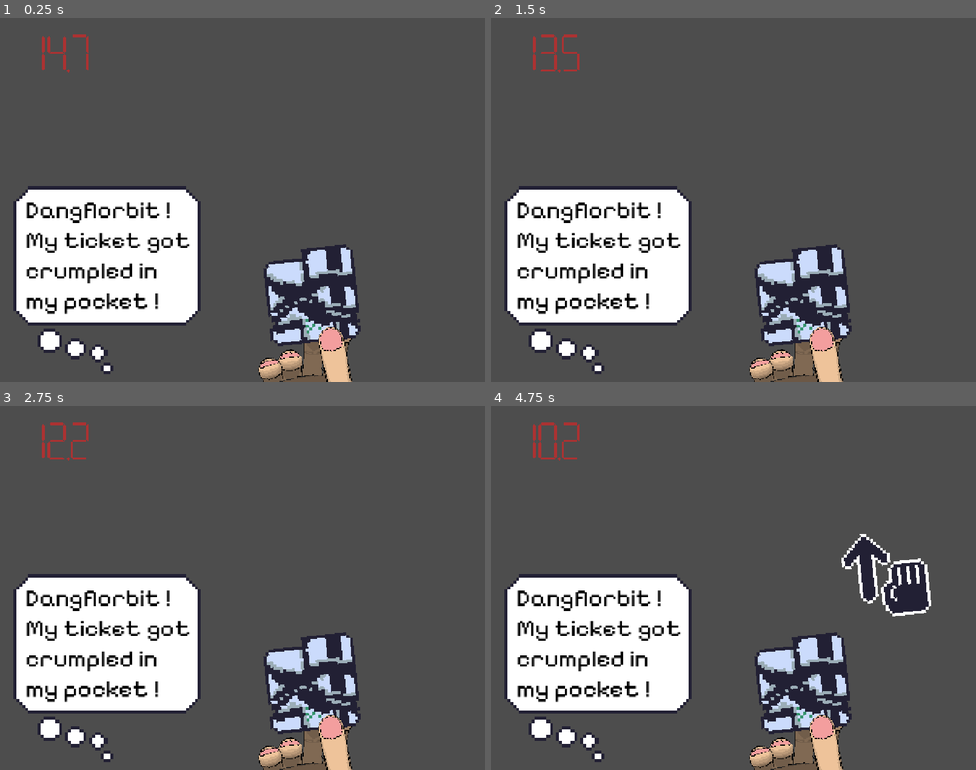
Above: before the commit, frames 1-4 (two rows, left to right).
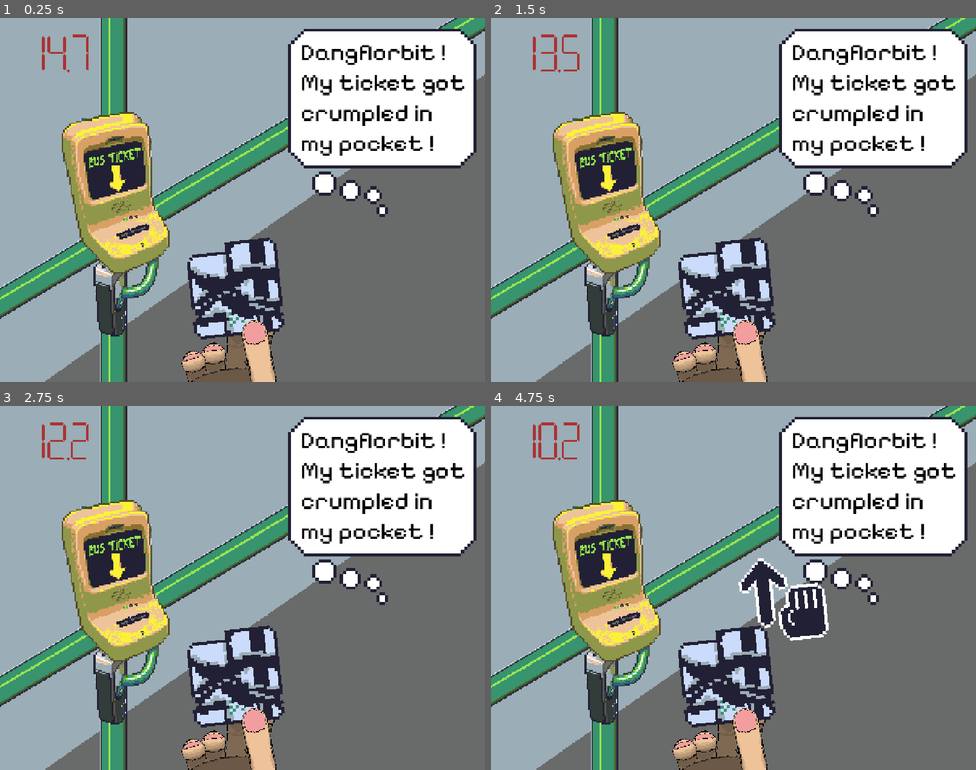
Above: after the commit, the same moments.

Repository: tom-frantz/gmtk-2026
Game: Godot game, scene res://scenes/minigames/crumpled_ticket/minigame_crumpled_ticket.tscn
Same seed, same stepped clock (60 frames per second), same inputs: the game is played once before the commit and once after it. This scene is started directly instead of the project's main scene. Sound files missing from this copy of the repository are replaced by a short silence.
Inputs (mouse positions are in pixels of both pictures, inside the frame that each line leads up to):
- Up to frame 1 (0.25 s): no input
- Up to frame 2 (1.5 s): tap Enter at 0.5 s; move the mouse to (840, 181) at 0.52 s; click (840, 181) at 0.6 s; tap Space at 1.25 s; drag from (636, 218) to (801, 294) at 1.27 s
- Up to frame 3 (2.75 s): tap Enter at 2 s; move the mouse to (291, 507) at 2.02 s; click (291, 507) at 2.1 s
- Up to frame 4 (4.75 s): drag from (709, 660) to (588, 533) at 2.77 s; move the mouse to (879, 642) at 3.52 s; click (879, 642) at 3.6 s; drag from (588, 533) to (801, 682) at 4.27 s

The runs differ from the first frame. In frame 1, 99% of the frame differs, in the area x 0-100%, y 0-100%; in frame 2, 99%; in frame 3, 99%; in frame 4, 98%.

Commit message:
Crumpled Ticket minigame - Add background (move nodes a bit)

Diff:
--- a/scenes/minigames/crumpled_ticket/minigame_crumpled_ticket.tscn
+++ b/scenes/minigames/crumpled_ticket/minigame_crumpled_ticket.tscn
@@ -3,6 +3,7 @@
 [ext_resource type="Script" uid="uid://ygnnutno1elj" path="res://scenes/minigames/crumpled_ticket/minigame_crumpled_ticket.gd" id="1_8u4w2"]
 [ext_resource type="PackedScene" uid="uid://ixxk6kfb35xk" path="res://scenes/minigames/crumpled_ticket/crumpled_ticket.tscn" id="1_744sh"]
 [ext_resource type="Texture2D" uid="uid://hevq3jirl5f0" path="res://assets/finger_hammer_finger02.png" id="1_yhmhs"]
+[ext_resource type="Texture2D" uid="uid://b3uemvr3fun0n" path="res://assets/crumpled_ticket_background.png" id="2_mtd4c"]
 [ext_resource type="Texture2D" uid="uid://b10ge32ceayao" path="res://assets/finger_hammer_finger01.png" id="3_wou8l"]
 [ext_resource type="PackedScene" uid="uid://cbftkdqiqa54g" path="res://scenes/minigames/crumpled_ticket/move_up_hint.tscn" id="4_wou8l"]
 [ext_resource type="PackedScene" uid="uid://d3qorbs0l4srn" path="res://scenes/common/timer/timer.tscn" id="5_0l6b4"]
@@ -33,8 +34,34 @@
 [node name="MinigameCrumpledTicket" type="Node2D" unique_id=750537635]
 script = ExtResource("1_8u4w2")
 
+[node name="bg" type="Sprite2D" parent="." unique_id=711662324]
+texture_filter = 1
+position = Vector2(586, 444)
+scale = Vector2(1.9286225, 1.9286225)
+texture = ExtResource("2_mtd4c")
+
+[node name="Node2D2" type="Node2D" parent="." unique_id=879324900]
+position = Vector2(726, -416)
+
+[node name="Sprite2D4" type="Sprite2D" parent="Node2D2" unique_id=693029069]
+texture_filter = 1
+position = Vector2(283, 692)
+scale = Vector2(8, 8)
+texture = ExtResource("11_0i0rq")
+
+[node name="Label" type="Label" parent="Node2D2" unique_id=1586655960]
+offset_left = 66.75
+offset_top = 467.75
+offset_right = 556.75
+offset_bottom = 816.75
+text = "Dangflorbit !
+My ticket got
+crumpled in
+my pocket !"
+label_settings = SubResource("LabelSettings_r1ynv")
+
 [node name="Node2D" type="Node2D" parent="." unique_id=1640025491]
-position = Vector2(462, 506)
+position = Vector2(260, 488)
 scale = Vector2(0.45, 0.45)
 
 [node name="Sprite2D2" type="Sprite2D" parent="Node2D" unique_id=333318607]
@@ -68,32 +95,32 @@
 [node name="Sprite2D3" type="Sprite2D" parent="." unique_id=1626651155]
 modulate = Color(0.45323175, 0.45323175, 0.45323175, 1)
 texture_filter = 1
-position = Vector2(835, 1091)
+position = Vector2(633, 1073)
 rotation = -0.12124562
 scale = Vector2(5.3147554, 1.4707383)
 texture = ExtResource("3_wou8l")
 offset = Vector2(-1.4993896, -39.25226)
 
 [node name="CrumpledTicket" parent="." unique_id=1650048893 instance=ExtResource("1_744sh")]
-position = Vector2(810, 608)
+position = Vector2(608, 590)
 rotation = -0.10471976
 scale = Vector2(8, 8)
 drag_distance = 60.0
 
 [node name="Sprite2D" type="Sprite2D" parent="." unique_id=1964559488]
 texture_filter = 1
-position = Vector2(549, 394.00006)
+position = Vector2(347, 376.00006)
 rotation = 2.949634
 scale = Vector2(1.5794761, 1.6117032)
 texture = ExtResource("3_wou8l")
 offset = Vector2(-146.35669, -355.17096)
 
 [node name="Sprite2D2" type="Sprite2D" parent="." unique_id=1988860470]
-position = Vector2(252, 311)
+position = Vector2(50, 293)
 offset = Vector2(-288, -304)
 
 [node name="MoveUpHint" parent="." unique_id=802615480 instance=ExtResource("4_wou8l")]
-position = Vector2(1067, 689)
+position = Vector2(796, 753.00006)
 rotation = -0.10471976
 scale = Vector2(8, 8)
 
@@ -143,23 +170,6 @@
 unique_name_in_owner = true
 stream = ExtResource("10_u7sap")
 
-[node name="Sprite2D4" type="Sprite2D" parent="." unique_id=693029069]
-texture_filter = 1
-position = Vector2(283, 692)
-scale = Vector2(8, 8)
-texture = ExtResource("11_0i0rq")
-
-[node name="Label" type="Label" parent="." unique_id=1586655960]
-offset_left = 66.75
-offset_top = 467.75
-offset_right = 556.75
-offset_bottom = 816.75
-text = "Dangflorbit !
-My ticket got
-crumpled in
-my pocket !"
-label_settings = SubResource("LabelSettings_r1ynv")
-
 [node name="CrinkleSound" type="AudioStreamPlayer" parent="." unique_id=1746694283]
 unique_name_in_owner = true
 stream = SubResource("AudioStreamRandomizer_7tylt")
